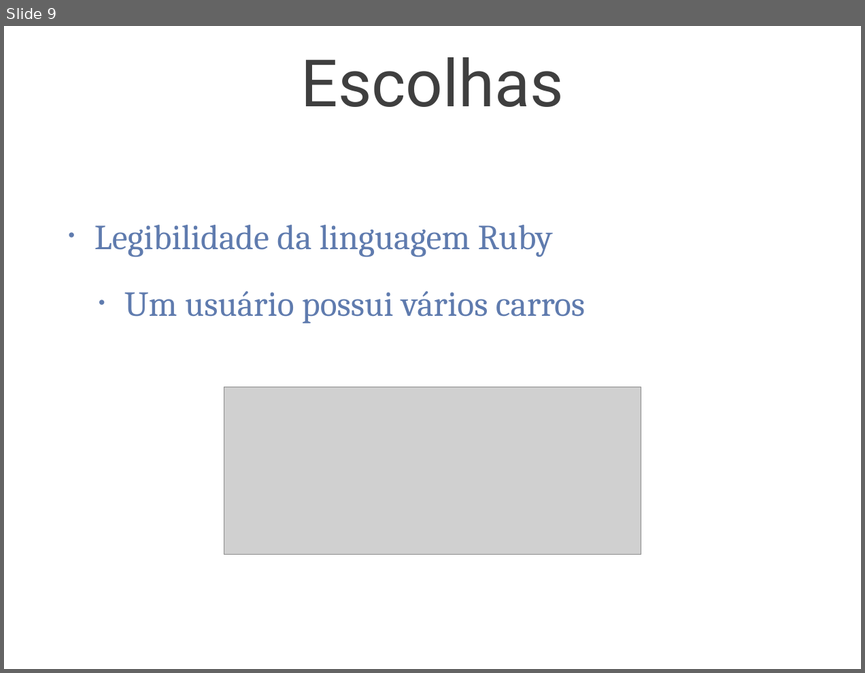
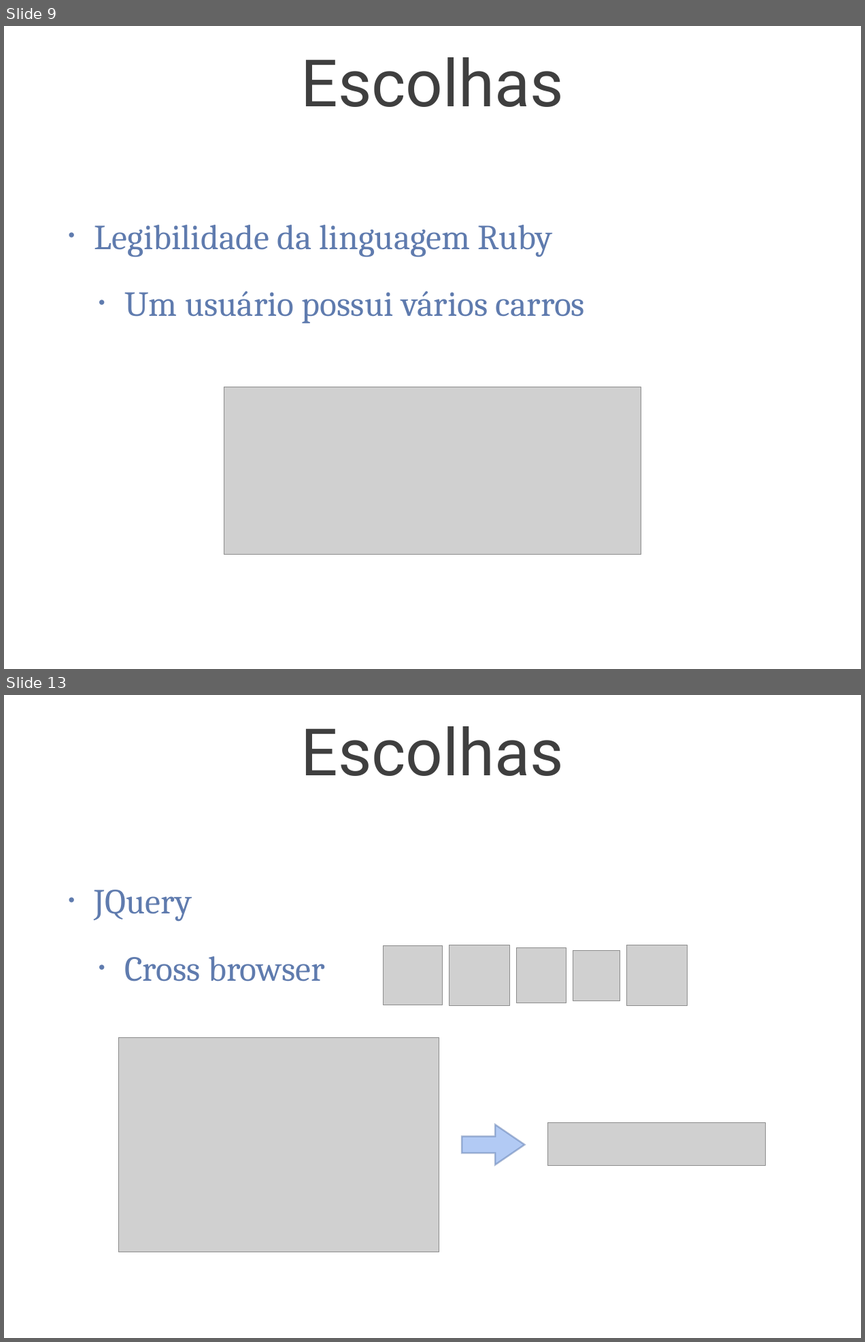
Before and after one commit to tulios/projetofinal-roteiros, a slide deck: apresentacao/apresentacao.ppt. Shown one above the other, each under a label of ours: slide 9 before the commit, slides 9 and 13 after it; the slides between them are not shown. The pictures are 865x673 and 865x1342 pixels, drawn with LibreOffice and Linux fonts; fonts in the diff are those of the drawing; grey boxes stand for pictures; background and template pictures are left out. Boxes give left, top, right and bottom in pixels: in the first picture for what was removed or moved away, otherwise in the second. Text is boxed around its words. In the diff, an @@ line names an element or a change of style, - is before the commit and + after.

```diff
--- a/apresentacao/apresentacao.ppt
+++ b/apresentacao/apresentacao.ppt
@@ slide 13 added at (4, 695, 861, 1338), background picture (left out) @@
@@ title added at (301, 726, 564, 776), 78 pt, text #3F3F3F @@
+Escolhas
@@ text added at (94, 889, 324, 981), 42 pt, text #5F7BAE @@
+• JQuery
+  • Cross browser
@@ picture added at (383, 945, 443, 1004) @@
@@ picture added at (449, 945, 509, 1005) @@
@@ picture added at (516, 947, 566, 1003) @@
@@ picture added at (572, 951, 620, 1000) @@
@@ picture added at (626, 945, 687, 1005) @@
@@ picture added at (118, 1037, 439, 1252) @@
@@ picture added at (548, 1123, 766, 1166) @@
@@ right arrow added at (462, 1125, 525, 1165), fill #6796EB at 50% opacity, outline #5F7BAE 2.01 pt @@
```
Also in this commit, not shown: 4 slides changed, 9 other slides added, 1 slide removed, 14 other files.
